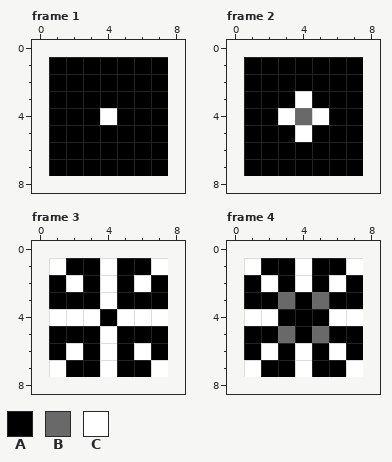
Two states of a pixel-art file, assets/Firework.ase. Above: the version before the commit.
7x7 pixels, 7 frames. Shown: frame 1, frame 2, frame 3, frame 4. The old version is drawn lined up with the new one, on the new canvas. The commit also changed other frames, which this record leaves out.
Palette (. is transparent): A #000000  B #696969  C #ffffff
Pixels before, frame 1, first column x 1:
1 AAAAAAA
2 AAAAAAA
3 AAAAAAA
4 AAACAAA
5 AAAAAAA
6 AAAAAAA
7 AAAAAAA
Pixels before, frame 2, first column x 1:
1 AAAAAAA
2 AAAAAAA
3 AAACAAA
4 AACBCAA
5 AAACAAA
6 AAAAAAA
7 AAAAAAA
Pixels before, frame 3, first column x 1:
1 CAACAAC
2 ACACACA
3 AAACAAA
4 CCCACCC
5 AAACAAA
6 ACACACA
7 CAACAAC
Pixels before, frame 4, first column x 1:
1 CAACAAC
2 ACACACA
3 AABABAA
4 CCAAACC
5 AABABAA
6 ACACACA
7 CAACAAC
New version:
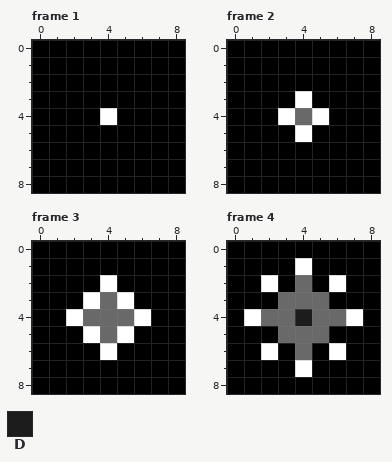
Colours new in this view: D #1c1c1c
Commit message: Add Firework animation and update README for img2cpp.py usage
The exact change:
canvas 7x7 -> 9x9, the old top-left corner now at 1,1
Frame 1:
Colour A now appears in row 0 at x 0 to 8; in rows 1 to 7 at x 0 and 8; in row 8 at x 0 to 8.
Frame 2: the same change as frame 1
Frame 3:
Colour A now appears in row 0 at x 0 to 8; in rows 1 to 7 at x 0 and 8; in row 8 at x 0 to 8.
The author changed colour C to colour A in row 1 at x 1, 4 and 7; in row 2 at x 2 and 6; in row 4 at x 1 and 7; in row 6 at x 2 and 6; in row 7 at x 1, 4 and 7.
The author changed colour A to colour B in row 4 at x 4.
The author changed colour C to colour B in row 3 at x 4; in row 4 at x 3 and 5; in row 5 at x 4.
The author changed colour A to colour C in row 3 at x 3 and 5; in row 5 at x 3 and 5.
Frame 4:
Colour A now appears in row 0 at x 0 to 8; in rows 1 to 7 at x 0 and 8; in row 8 at x 0 to 8.
The author changed colour C to colour A in row 1 at x 1 and 7; in row 7 at x 1 and 7.
The author changed colour A to colour B in row 3 at x 4; in row 4 at x 3 and 5; in row 5 at x 4.
The author changed colour C to colour B in row 2 at x 4; in row 4 at x 2 and 6; in row 6 at x 4.
The author changed colour A to colour D in row 4 at x 4.
Where, in picture pixels (left, top, right, bottom), the same in both pictures:
added: (32, 40, 185, 193)
added: (227, 40, 380, 193)
changed: (32, 241, 185, 394)
changed: (227, 241, 380, 394)
